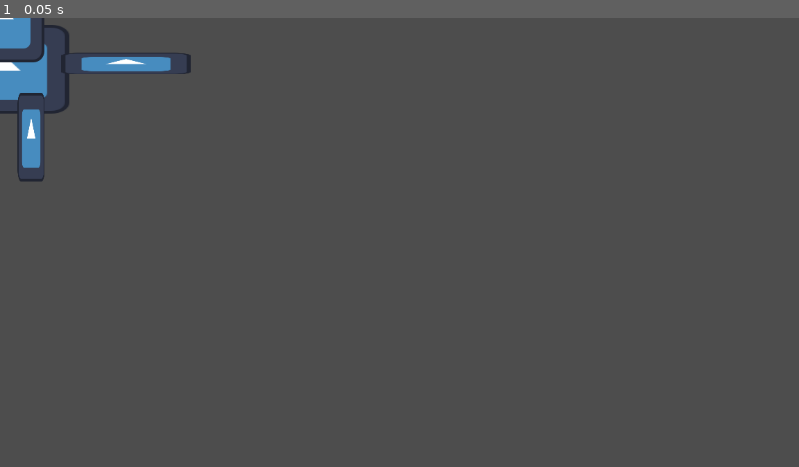
Above: before the commit, frame 1.
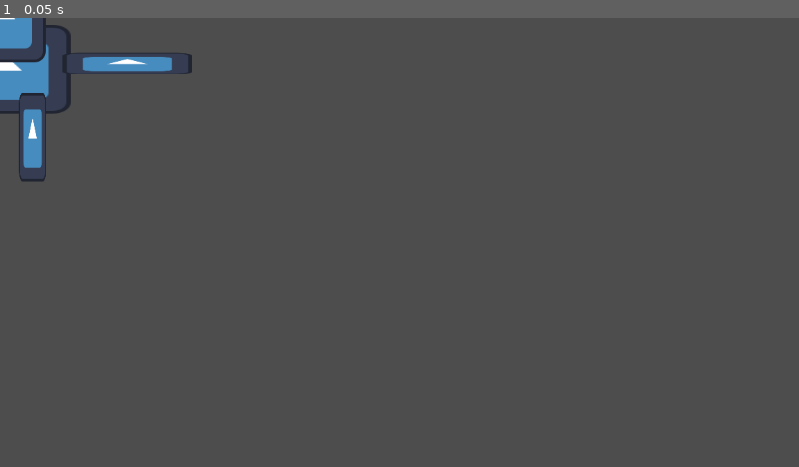
Above: after the commit, the same moment.

Repository: SampaiExe/Godot_Tutorial
Game: Godot game, scene res://Scenes/Main.tscn
The game is run twice, just before and just after one commit, with the same random seed, the same clock (stepped at 60 frames per second) and the same inputs. The engine's default icon, where the game draws it, is replaced by a stand-in: a white triangle on a blue panel in a dark square.
Inputs:
- Up to frame 1 (0.05 s): no input

The runs differ from the first frame. In frame 1, 0.3% of the frame differs, in the area x 1-25%, y 0-37%.

Commit message:
In-Session Changes

Diff:
--- a/Scenes/Main.tscn
+++ b/Scenes/Main.tscn
@@ -6,6 +6,9 @@
 [node name="Node2D" type="Node2D"]
 
 [node name="var_1" type="Sprite2D" parent="."]
-script = ExtResource("1_r150o")
 
 [node name="Player" parent="." instance=ExtResource("2_idj7w")]
+position = Vector2(2, 0)
+
+[node name="Node" type="Node" parent="."]
+script = ExtResource("1_r150o")
--- /dev/null
+++ b/Scenes/node.gd
@@ -0,0 +1,12 @@
+extends Node
+var x = 1
+var i
+func _ready() -> void:
+	i = "1+2"
+	var y = 2
+	var t = x+y
+	var x = 5
+
+
+	print(i)
+	pass
--- a/Scripts/loops.gd
+++ b/Scripts/loops.gd
@@ -7,8 +7,11 @@
 	#for x in 15:
 		#print(x)
 	#
-	#for x in "Hello World":
-		#print(x)
+
+		#if (x == "l"):
+			#pass
+		#else:
+			#print(x)
 ##region
 
 ##region Array
@@ -24,29 +27,31 @@
 	#
 	#
 	#var y: Array[float] = [] #we can also strong type arrays
-	#y.append("12")
+	##y.append("12")
 	#
 	#print(y)
 	#print(x)
+	#
+	#for _token in x:
+		#print(_token)
 
-	#for _x in x:
-		#print(_x)
-
+	#var sum: int
 	#for x in [52, 127, 40]:
-		#print(x)
-##region
-
-
+		#sum += x
+		#print(sum)
+#region
+	#
+	#
 	var counter = 0
-
 	#while(counter <= 10):
 		#counter += 1
 		#print(counter)
-
+	#
 	while(counter <= 10):
 		if(counter == 5):
-			counter += 1 			#What happens if we delete this line?
+			pass
+			#counter += 1 			#What happens if we delete this line?
 			#continue				#The continue statement jumps back to the top of the loop
-			break					#The break statement exits the room
+			#break					#The break statement exits the room
 		print(counter)
 		counter += 1
--- a/Scripts/operators.gd
+++ b/Scripts/operators.gd
@@ -1,6 +1,6 @@
 extends Node
 
-var x = 7
+var x: int = 7
 var y = 3
 
 var u = 17.2
@@ -10,13 +10,13 @@
 var b2 = true
 
 func _ready() -> void:
-	print("Test Expression 1: " + str(x+y == 10))
+	#print("Test Expression 1: " + str(x+y == 10))
 
 	#print("Test Expression 2: " + str(is_same(u-w, 5)))
 	#print("Test Expression 3: " + str(is_equal_approx(u-w, 5.0)))
-	#print("Test Expression 4: " + str(x%y == ?)) #We want it to evaluate to true
+	#print(7%3 == 2) #We want it to evaluate to true
 
-	#print("Test Expression 5: " + str(x>y))
+	#print("Test Expression 5: " + str(x<y))
 	#print("Test Expression 6: " + str(!b2))
-	#print("Test Expression 7: " + str(b1 && b2))
-	#print("Test Expression 8: " + str(!(b1 || !b2)))
+	#print("Test Expression 7: " + str(!b1 and b2))
+	print("Test Expression 8: " + str(!(b1 or !b2)))
--- a/Scripts/statements.gd
+++ b/Scripts/statements.gd
@@ -2,8 +2,16 @@
 
 var fun = false
 var im_not_very_creative = true
+var b2 = true
+var b1 = false
+func _ready() -> void:
 
-func _ready() -> void:
+	if (b1):
+		print("it's true")
+	elif (b2):
+		print("b2 is true")
+	else:
+		print("it's false")
 
 	#region Example 1
 	if (fun):
@@ -27,23 +35,23 @@
 		#print("n is greater than six")
 	##region
 
-	##region Match-Statement
-	#var Witnessed = "whatever"
-	#match Witnessed:
-		#"Weapon and Blood and Insanity":
-			#pass #code logic goes here
-		#"Weapon and Blood":
-			#pass
-		#"Weapon and Insanity":
-			#pass
-		#"Blood and Insanity":
-			#pass
-		#"Weapon":
-			#pass
-		#"Blood":
-			#pass
-		#"Insanity":
-			#pass
-		#_:
-			#print("no matches")
-	##region
+	#region Match-Statement
+	var Witnessed = "whatever"
+	match Witnessed:
+		"Weapon and Blood and Insanity":
+			pass #code logic goes here
+		"Weapon and Blood":
+			pass
+		"Weapon and Insanity":
+			pass
+		"Blood and Insanity":
+			pass
+		"Weapon":
+			pass
+		"Blood":
+			pass
+		"Insanity":
+			pass
+		_:
+			print("no matches")
+	#region
--- a/Scripts/variables_1.gd
+++ b/Scripts/variables_1.gd
@@ -26,8 +26,8 @@
 	#We can of course also do aritmetics with variables
 	var add = 1+2
 	print(add)
-	var test = is_equal_approx((7.2 + 3.4), 10.6)
-	print("test:" + str(test))
+	#var test = is_equal_approx((7.2 + 3.4), 10.6)
+	#print("test:" + str(test))
 	#We can make variables the product of other variables
 	add = i+f #after a variable has been asigned and we want to give it a new value, we don't use var again
 	print(add)
@@ -37,6 +37,7 @@
 	#f2 = "I don't want to be a string"
 
 	add += 12
+
 	print(add)
 
 
Not shown, added: Scenes/node.gd.uid
